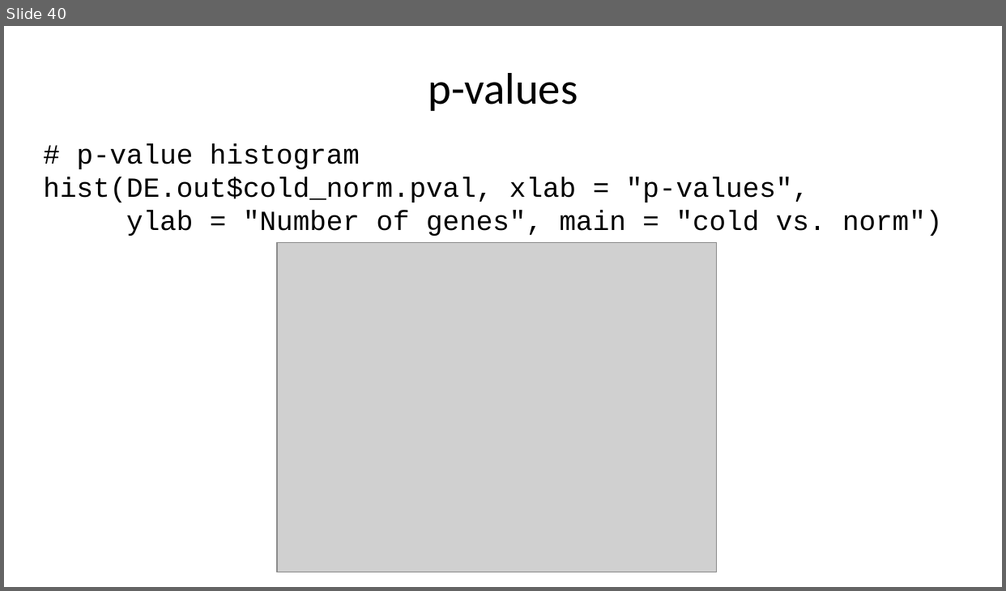
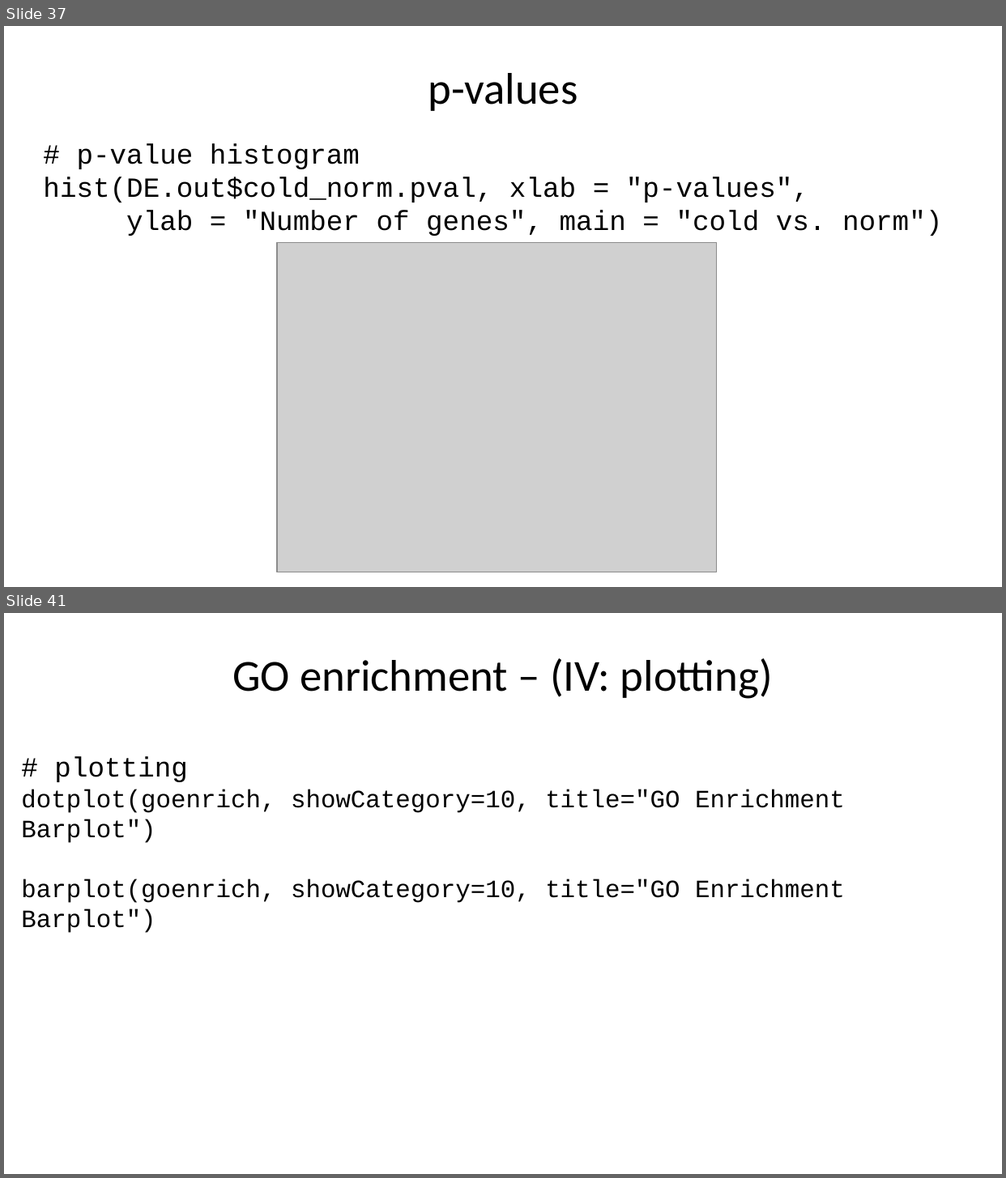
Before and after one commit to liu3zhenlab/teaching, a slide deck: PLPTH813Bioinformatis/2025/2_lab/lab11_DE.pptx. Shown one above the other, each under a label of ours: slide 40 before the commit, slides 37 and 41 after it; the slides between them are not shown. The pictures are 1006x591 and 1006x1178 pixels, drawn with LibreOffice and Linux fonts; fonts in the diff are those of the drawing; grey boxes stand for pictures. Boxes give left, top, right and bottom in pixels: in the first picture for what was removed or moved away, otherwise in the second. Text is boxed around its words. In the diff, an @@ line names an element or a change of style, - is before the commit and + after.

```diff
--- a/PLPTH813Bioinformatis/2025/2_lab/lab11_DE.pptx
+++ b/PLPTH813Bioinformatis/2025/2_lab/lab11_DE.pptx
@@ slide 41 added at (x1=4, y1=613, x2=1002, y2=1174), background #FFFFFF @@
@@ title added at (x1=232, y1=658, x2=773, y2=699), 32 pt, text #000000 @@
+GO enrichment – (IV: plotting)
@@ text added at (x1=21, y1=756, x2=845, y2=933), 18 pt, text #000000 @@
+# plotting
+dotplot(goenrich, showCategory=10, title="GO Enrichment Barplot")
+barplot(goenrich, showCategory=10, title="GO Enrichment Barplot")
@@ what was slide 40 is now slide 37 @@
```
Also in this commit, not shown: 9 slides changed, 3 other slides added, 3 slides removed.
